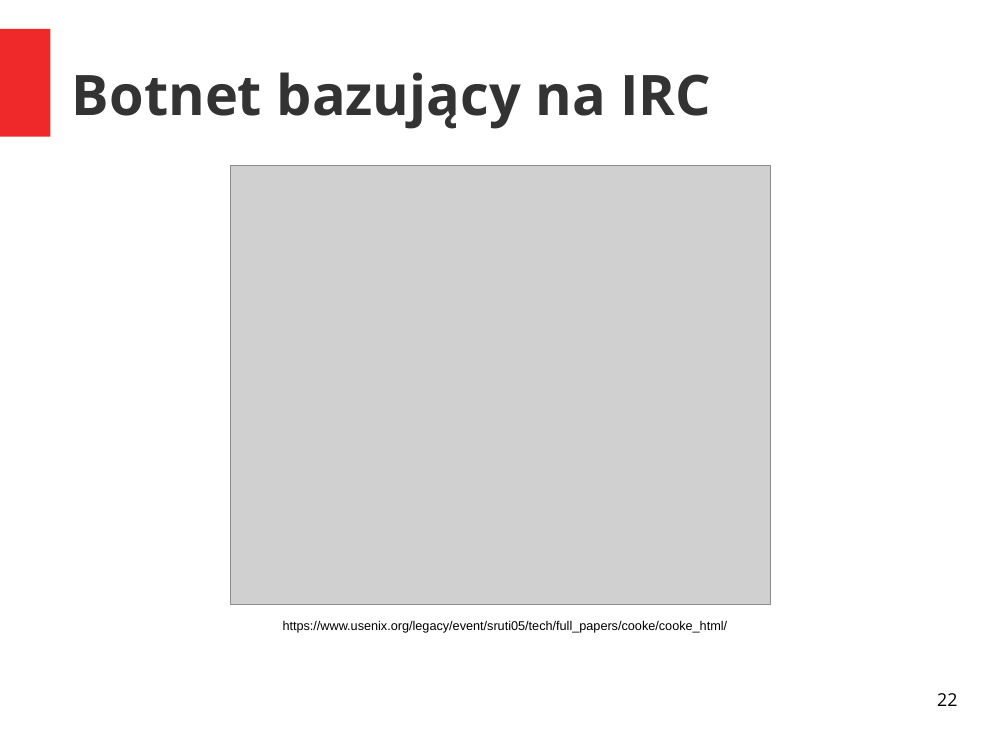
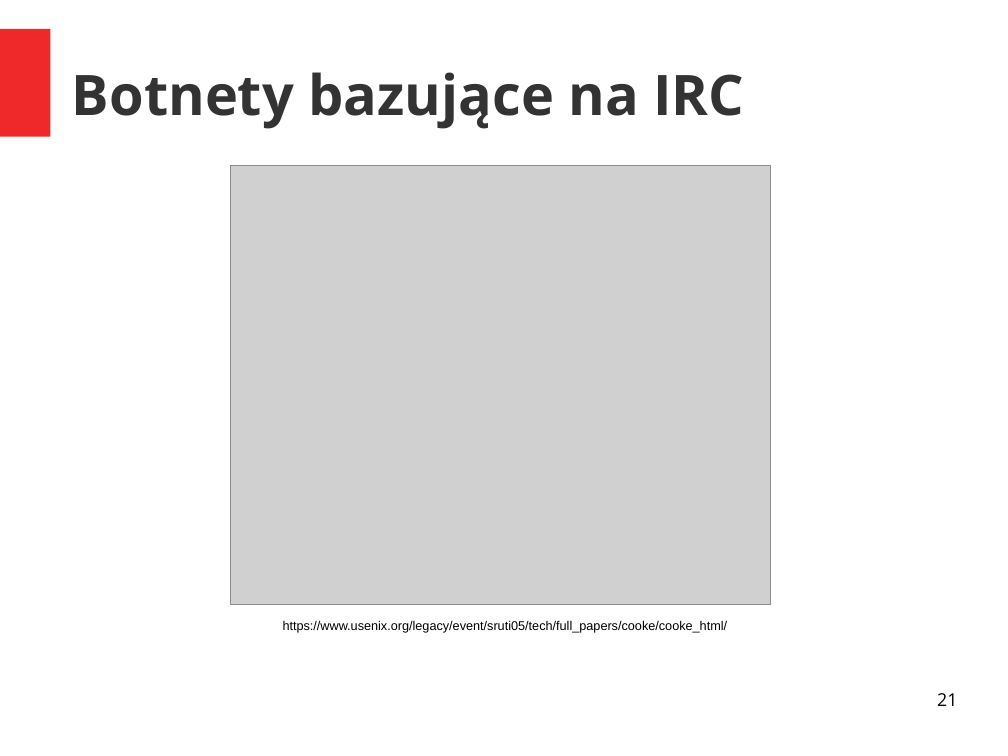
Before and after one commit to grzegorznowacki/Botnets, a slide deck: slide 21 of prezentacja.odp (slide 22 before the commit). Drawn at 1008x756 pixels with LibreOffice and Linux fonts; fonts in the diff are those of the drawing; grey boxes stand for pictures. Boxes give left, top, right and bottom in pixels: in the first picture for what was removed or moved away, otherwise in the second. Text is boxed around its words. In the diff, an @@ line names an element or a change of style, - is before the commit and + after.

```diff
--- a/prezentacja.odp
+++ b/prezentacja.odp
@@ title at bbox=[72, 72, 744, 129]: text changed @@
-Botnet bazujący na IRC
+Botnety bazujące na IRC
@@ page number at bbox=[937, 693, 957, 706]: text changed @@
-22
+21
```
Also in this commit, not shown: 8 other slides changed, 2 slides removed.
